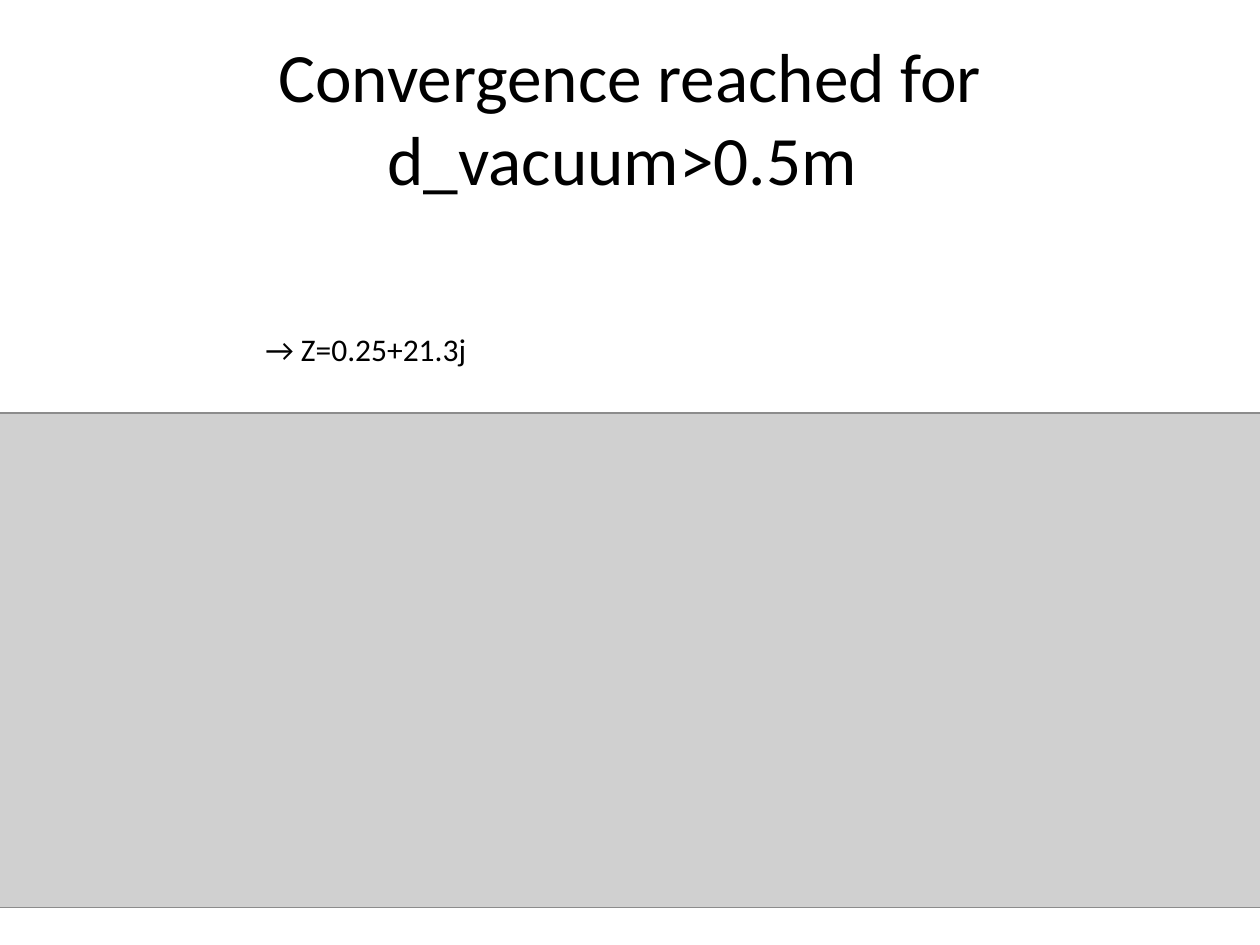
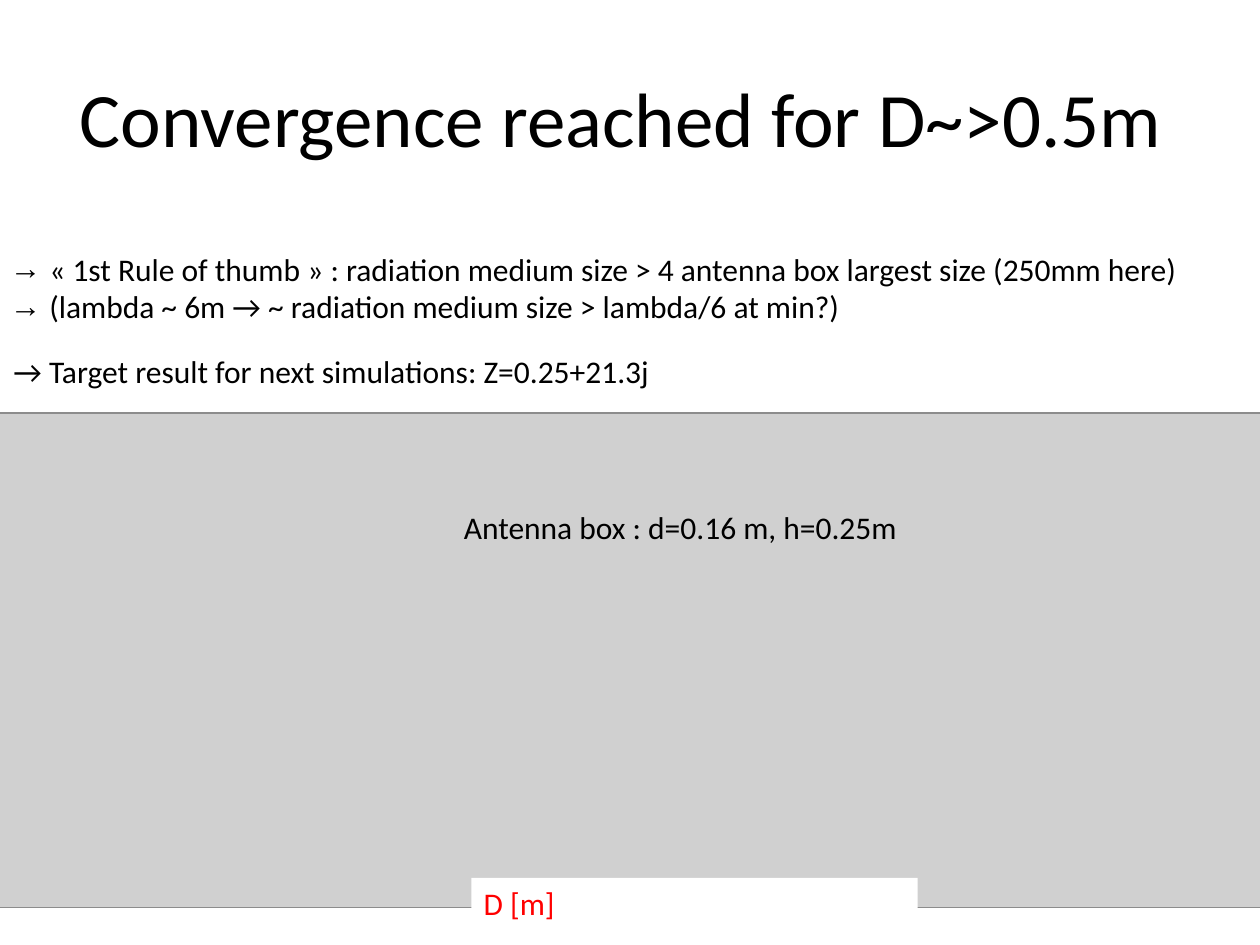
Before and after one commit to jhillairet/SOFT2018_Cold_Plasma_Modeling, a slide deck: slide 4 of Test Configurations/Results.pptx. Drawn at 1260x945 pixels with LibreOffice and Linux fonts; fonts in the diff are those of the drawing; grey boxes stand for pictures. Boxes give left, top, right and bottom in pixels: in the first picture for what was removed or moved away, otherwise in the second. Text is boxed around its words. In the diff, an @@ line names an element or a change of style, - is before the commit and + after.

Commit message:
PML-like results

```diff
--- a/Test Configurations/Results.pptx
+++ b/Test Configurations/Results.pptx
@@ title at (80, 93, 1161, 161): text changed; size 39.6 to 44 pt @@
-Convergence reached for d_vacuum>0.5m
+Convergence reached for D~>0.5m
@@ text added at (49, 258, 1176, 322), 18 pt, text #000000 @@
+→ « 1st Rule of thumb » : radiation medium size > 4 antenna box largest size (250mm here)
+→ (lambda ~ 6m → ~ radiation medium size > lambda/6 at min?)
@@ text at (49, 361, 649, 389): text changed @@
-→ Z=0.25+21.3j
+→ Target result for next simulations: Z=0.25+21.3j
@@ text added at (464, 517, 896, 543), 18 pt, text #000000 @@
+Antenna box : d=0.16 m, h=0.25m
@@ rectangle added at (471, 878, 917, 929), fill #FFFFFF, 18 pt, text #FF0000 @@
+D [m]
```
Also in this commit, not shown: 2 other slides changed, 3 slides added, 1 slide removed.
